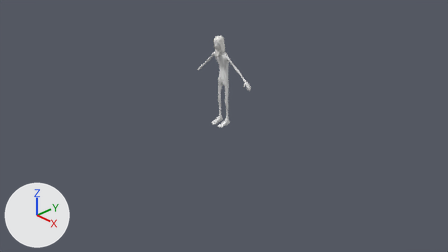
An edit to the Blender file assets/models/human_elder_male/human_elder_male_thin.blend, drawn before and after from the same camera.
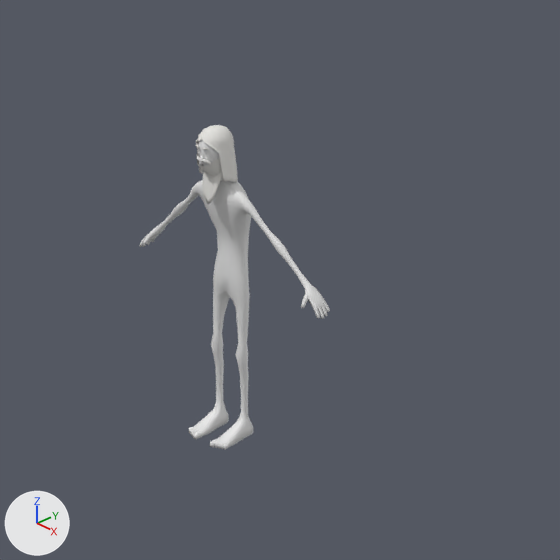
Each version is shown from the file's camera 'Camera', then close up on the part from 35% to 71% of the width and 0% to 63% of the height. Lighting does not change. The marker at lower left points along +X, +Y and +Z. The first two pictures are the older version.

The first close-up shows 'Body', 'Hair_long_white_beard'.
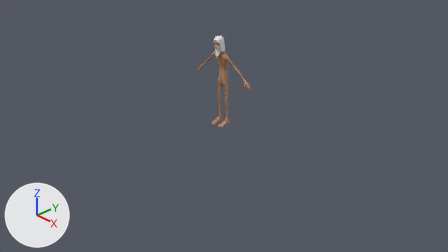
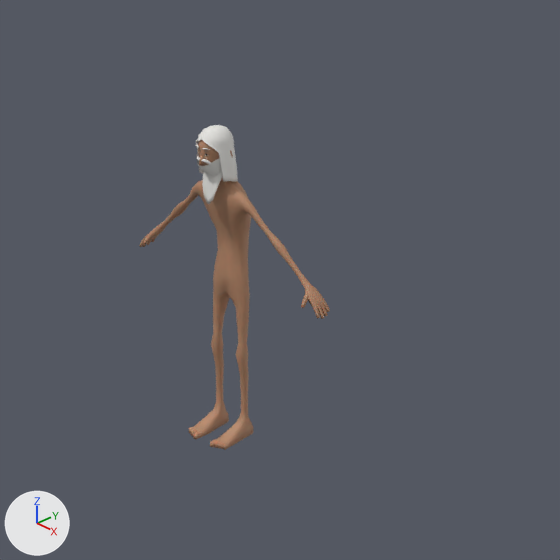
Changed parts and their boxes [x1, y1, x2, y2] in the close-ups (560 x 560 px):
```json
{"object": "Body", "change": "recoloured", "before": [139, 140, 330, 450], "after": [139, 140, 330, 450], "on screen": "white to brown"}
```

Scene script edits in JSON lines:
```json
{"op": "add", "block": "img_human_elder_male_normal_png", "code": ["img_human_elder_male_normal_png = load_image('human_elder_male_Normal.png', 'human_elder_male_Normal.png', 1024, 1024, 'Non-Color')"]}
{"op": "add", "block": "img_human_elder_male_color_png", "code": ["img_human_elder_male_color_png = load_image('human_elder_male_Color.png', 'human_elder_male_Color.png', 1024, 1024, 'sRGB')"]}
{"op": "add", "block": "img_human_elder_male_roughness_png", "code": ["img_human_elder_male_roughness_png = load_image('human_elder_male_Roughness.png', 'human_elder_male_Roughness.png', 1024, 1024, 'Non-Color')"]}
{"op": "add", "block": "mat_skin", "code": ["mat_skin = bpy.data.materials.new('Skin')", "# uses the picture img_human_elder_male_color_png", "# uses the picture img_human_elder_male_normal_png", "# uses the picture img_human_elder_male_roughness_png"]}
{"block": "me_body", "where": "me_body.from_pydata(...)  # 1139 vertices, 1146 faces; spans x -0.65..0.65, y -0.22..0.08, z 0.0..1.65"}
{"op": "add", "block": "me_body", "code": "me_body.materials.append(mat_skin)"}
```
